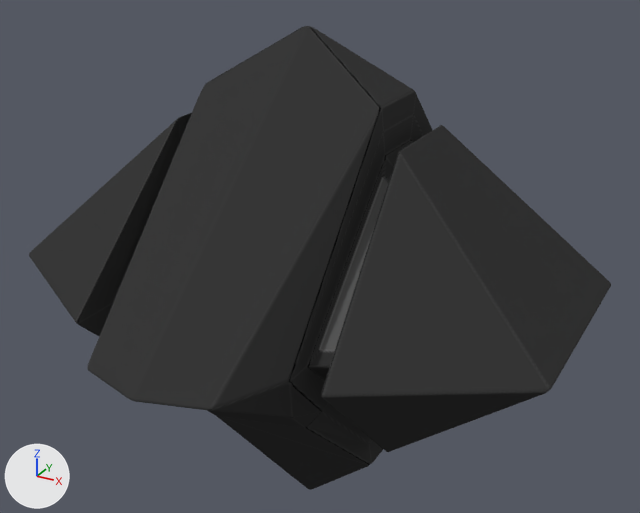
A saved change to the Blender file Monst/monst.blend.
One viewpoint serves both versions: a camera (50 mm lens) standing at (1.456, -2.566, 1.341) and looking at (0.017, 0.051, 0.033). The lights are fixed; the arrows at lower left show +X, +Y and +Z.

Names of what the first picture shows: 'Monst'.
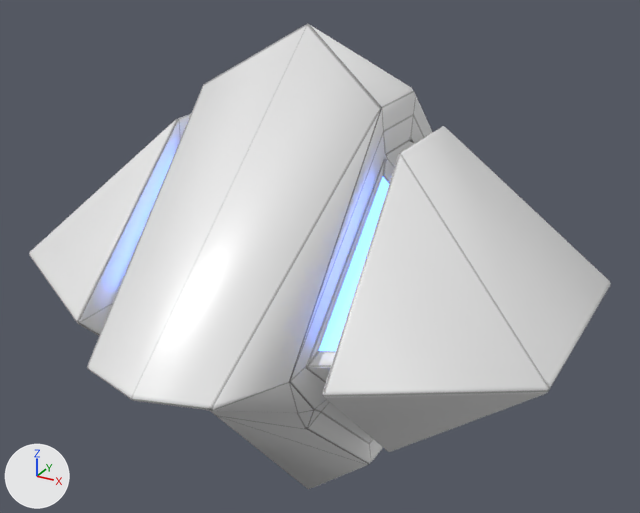
What changed in the scene script:
```text
Change img_uv_psd:
    img_uv_psd: load_image('uv.psd', 'UV/uv.png', 1024, 1024, 'sRGB') -> load_image('uv.psd', 'UV/uv.png', 1024, 1024, 'Non-Color')
Change mat_material_001:
    add n3 = _N.new('ShaderNodeBsdfAnisotropic'); n3.name = 'Glossy BSDF'
    add n3.distribution = 'GGX'
    add n3.inputs[1].default_value = 0.447  # 'Roughness'
    add n4 = _N.new('ShaderNodeMixShader'); n4.name = 'Mix Shader'
    add n4.inputs[0].default_value = 0.2  # 'Factor'
    where n0 = _N.new('ShaderNodeBsdfDiffuse'); n0.name = 'Diffuse BSDF'
    where n1 = _N.new('ShaderNodeOutputMaterial'); n1.name = 'Material Output'
    remove _L.new(n0.outputs[0], n1.inputs[0])  # 'BSDF' to 'Surface'
    add _L.new(n0.outputs[0], n4.inputs[1])  # 'BSDF' to 'Shader'
    add _L.new(n4.outputs[0], n1.inputs[0])  # 'Shader' to 'Surface'
    add _L.new(n3.outputs[0], n4.inputs[2])  # 'BSDF' to 'Shader'
Add mat_material_002:
    mat_material_002 = bpy.data.materials.new('Material.002')
    # colours: blue #5482ff
    # uses the picture img_uv_psd
Change me_plane_001:
    where me_plane_001.from_pydata(...)  # 63 vertices, 65 faces; spans x 0.0..1.0, y -1.0..1.0, z -1.0..0.88
    used by ob_monst; location = (0.0, 0.0, 0.0)
    me_plane_001 part 1: all faces are now shaded smooth (65 of 65 changed)
    me_plane_001 part 2: the 1 face centred in x 0.39, y -0.35, z 0.23 switches from mat_material_001 (picture img_uv_psd) to mat_material_002
    add me_plane_001.materials.append(mat_material_002)
Change ob_monst:
    where _m = ob_monst.modifiers.new('Bevel', 'BEVEL')
    remove _m.limit_method = 'NONE'
    add _m.angle_limit = 1.047
```

Changed parts and their boxes [x1, y1, x2, y2] in the pictures (640 x 513 px):
'Monst', surface changed, shading changed, recoloured, modifiers changed (black to white)
    before: [29, 26, 611, 490]
    after: [29, 24, 611, 489]
part 1 of me_plane_001, shading changed
    both: [30, 26, 610, 489]
part 2 of me_plane_001, recoloured (grey to cyan)
    both: [319, 177, 388, 351]
